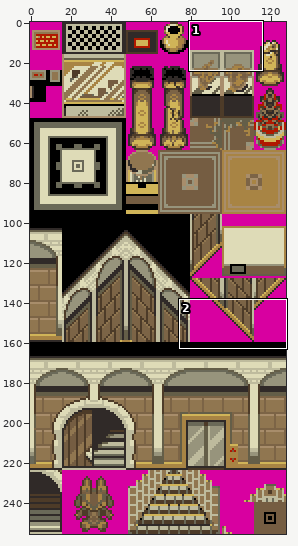
Sprite sheet -- data/tilesets/secondary/sec_nhm_egypt/tiles.png. The picture above shows the old version from afar; the outline marks the close-up.
Close-up. Before the commit:
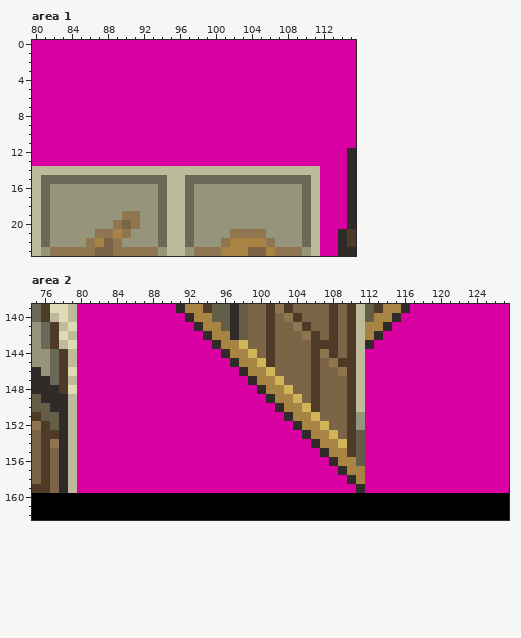
The file is 128x256 pixels. Shown: area 1: x 80..115, y 0..23; area 2: x 75..127, y 139..162.
The same view after the edit:
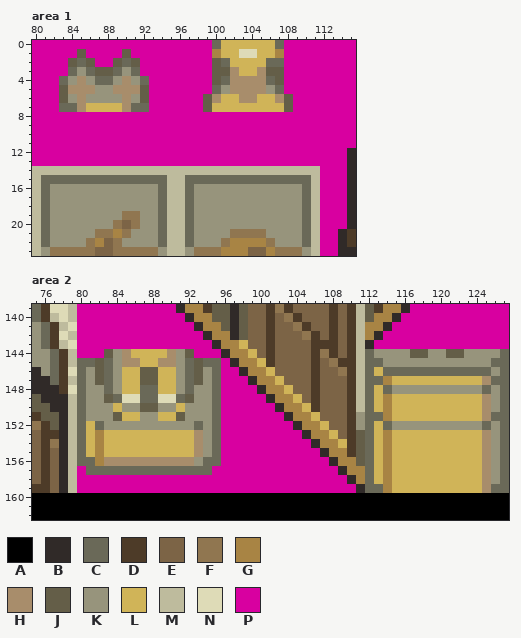
Palette (. is transparent): A #000000  B #302a28  C #6a6958  D #4d3b28  E #7c6446  F #907650  G #a88444  H #a88d6b  J #645e48  K #97947c  L #d0b458  M #bebb9d  N #dedbb7  P #d800a0
Changes in this commit:
Area 1:
y 0: x 100..107 PPPPPPPP -> CLLLLLLC
y 1: x 85 P -> J; x 90 P -> J; x 100..107 PPPPPPPP -> GLLNNLLG
y 2: x 84..86 PPP -> JCJ; x 89..91 PPP -> JCJ; x 100..107 PPPPPPPP -> JCLLLLCC
y 3: x 84..91 PPPPPPPP -> CKCJJCKC; x 100..107 PPPPPPPP -> JJHLLHJJ
y 4: x 83..92 PPPPPPPPPP -> CKHKCCKHKC; x 100..107 PPPPPPPP -> JCHHHHCJ
y 5: x 83..92 PPPPPPPPPP -> JHHHKKHHHJ; x 100..107 PPPPPPPP -> CKHHHHKC
y 6: x 83..92 PPPPPPPPPP -> JKHKKKKHKJ; x 99..108 PPPPPPPPPP -> JHLLHHLLHJ
y 7: x 83..92 PPPPPPPPPP -> CCHLLLLHCC; x 99..108 PPPPPPPPPP -> JLLLLLLLLJ
Area 2:
y 144: x 83..92 PPPPPPPPPP -> JKHLLLLHKJ; x 112..127 PPPPPPPPPPPPPPPP -> CKKKKJJKKJJKKKKC
y 145: x 80..95 PPPPPPPPPPPPPPPP -> CCJCKHHLLHHKCJCC; x 112..127 PPPPPPPPPPPPPPPP -> CCKKKKKKKKKKKKCC
y 146: x 80..95 PPPPPPPPPPPPPPPP -> CKJCKLLJJLLKCJKC; x 112..127 PPPPPPPPPPPPPPPP -> CLCCCCCCCCCCCCKC
y 147: x 80..95 PPPPPPPPPPPPPPPP -> CKJCKLLJJLLKCJKC; x 112..127 PPPPPPPPPPPPPPPP -> CCGLLLLLLLLLLHCC
y 148: x 80..95 PPPPPPPPPPPPPPPP -> CKKCKLLCCLLKCKKC; x 112..127 PPPPPPPPPPPPPPPP -> CLCKKKKKKKKKKCKC
y 149: x 80..95 PPPPPPPPPPPPPPPP -> CKKJCNNCCNNCJKKC; x 112..127 PPPPPPPPPPPPPPPP -> CLGLLLLLLLLLLHKC
y 150: x 80..95 PPPPPPPPPPPPPPPP -> CKKKLKKJJKKLKKKC; x 112..127 PPPPPPPPPPPPPPPP -> CLGLLLLLLLLLLHKC
y 151: x 80..95 PPPPPPPPPPPPPPPP -> CKKKJLLKKLLJKKKC; x 112..127 PPPPPPPPPPPPPPPP -> CCGLLLLLLLLLLHCC
y 152: x 80..95 PPPPPPPPPPPPPPPP -> CLCKKKKKKKKKKCKC; x 112..127 PPPPPPPPPPPPPPPP -> CLCKKKKKKKKKKCKC
y 153..155: x 80..95 PPPPPPPPPPPPPPPP -> CLGLLLLLLLLLLHKC; x 112..127 PPPPPPPPPPPPPPPP -> CLGLLLLLLLLLLHKC
y 156: x 80..95 PPPPPPPPPPPPPPPP -> CCGHHHHHHHHHHKCC; x 112..127 PPPPPPPPPPPPPPPP -> CLGLLLLLLLLLLHKC
y 157: x 81..94 PPPPPPPPPPPPPP -> CCCCCCCCCCCCCC; x 112..127 PPPPPPPPPPPPPPPP -> CLGLLLLLLLLLLHKC
y 158: x 112..127 PPPPPPPPPPPPPPPP -> CLGLLLLLLLLLLHKC
y 159: x 112..127 PPPPPPPPPPPPPPPP -> CCGLLLLLLLLLLHCC
Pixel boxes of the changes (left, top, right, bottom) in both close-ups:
changed: (203, 40, 293, 112)
changed: (59, 49, 149, 112)
changed: (77, 349, 221, 475)
changed: (365, 349, 509, 493)
